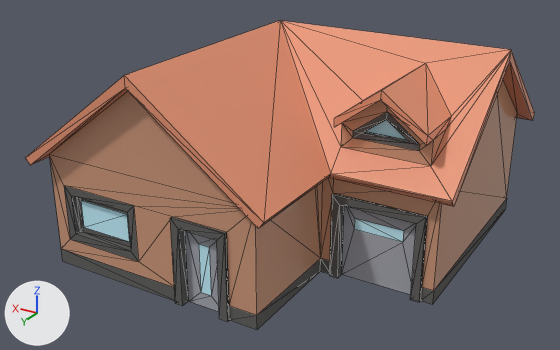
What one commit did to the Blender file mods/city/models/blender/insta_residential_wood_1.blend.
Both versions are drawn from a 50 mm camera at (-0.921, 1.604, 0.465) aimed at (0.015, 0.043, -0.315). The axes (+X, +Y, +Z) are drawn at lower left. The lights are the same throughout. Mesh edges are drawn as thin lines.

The older version as bpy lines, for what is in view:
```python
mat_defaultmat_clone = principled_material('_defaultMat(Clone)')
mat_defaultmat_clone.base_color = (0.615, 0.316, 0.197)  # brown #ce997b
mat_defaultmat_clone.roughness = 0.0
me_city_residential_1 = bpy.data.meshes.new('city_residential_1')
me_city_residential_1.from_pydata(...)  # 192 vertices, 381 faces; spans x -0.479..0.462, y -0.5..0.031, z -0.459..0.482
# faces by material slot: [69, 13, 18, 77, 204]
me_city_residential_1.materials.append(mat_defaultmat_clone)  # brown #ce997b
me_city_residential_1.materials.append(mat_window_clone)  # cyan #c5f2ff
me_city_residential_1.materials.append(mat_door_clone)  # grey #a7aab2
me_city_residential_1.materials.append(mat_roof_clone)  # beige #e79574
me_city_residential_1.materials.append(mat_border_clone)  # dark grey #656463
ob_city_residential_1 = bpy.data.objects.new('city_residential_1', me_city_residential_1)
ob_city_residential_1.location = (0.0, 0.0, 0.0)
ob_city_residential_1.rotation_euler = (1.571, 0.0, 0.0)  # degrees (90, 0, 0)
```
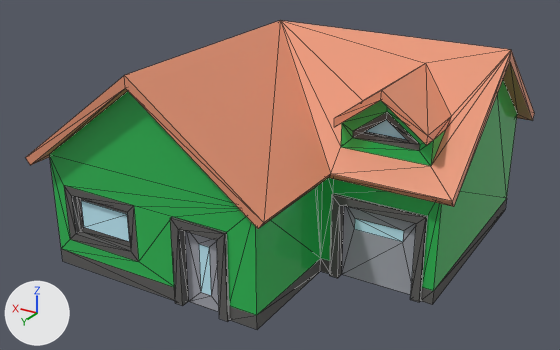
Pixel boxes [x1, y1, x2, y2] of what changed, in the pictures (560 x 350 px):
'city_residential_1', recoloured (brown to green): [44, 63, 533, 318] in both

Diff of the bpy script that builds the scene:
```diff
--- a/mods/city/models/blender/insta_residential_wood_1.blend.py
+++ b/mods/city/models/blender/insta_residential_wood_1.blend.py
@@ mat_defaultmat_clone @@
 mat_defaultmat_clone = principled_material('_defaultMat(Clone)')
-mat_defaultmat_clone.base_color = (0.615, 0.316, 0.197)  # brown #ce987b
+mat_defaultmat_clone.base_color = (0.029, 0.505, 0.0955)  # green #30bc57
 mat_defaultmat_clone.roughness = 0.0
```
